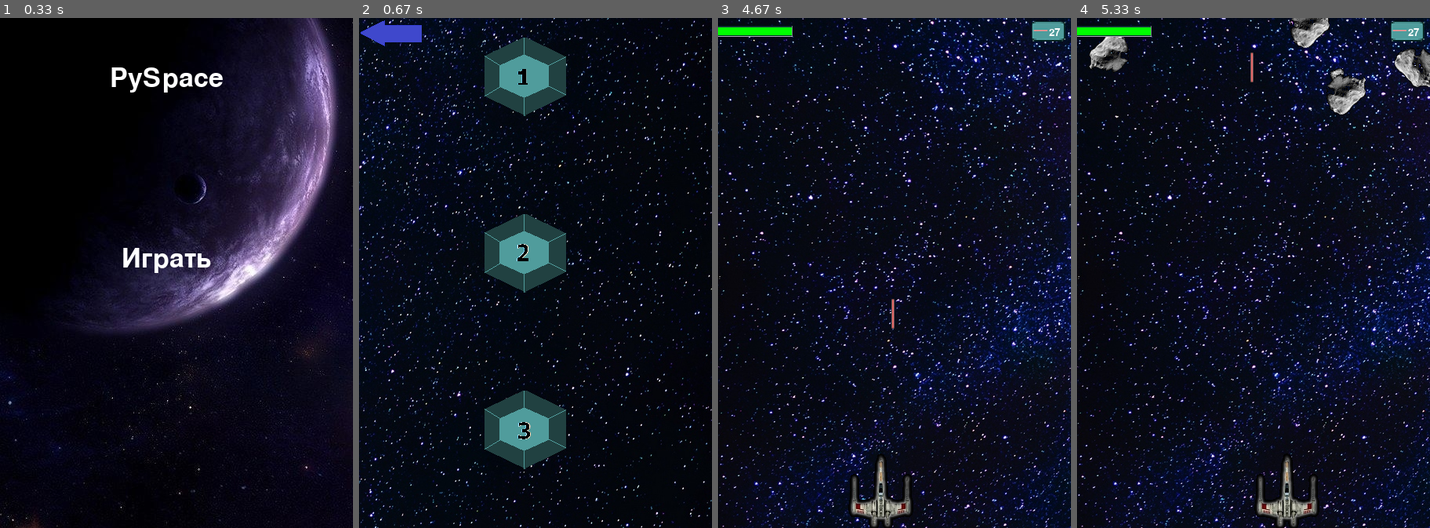
Above: before the commit, frames 1-4 (left to right).
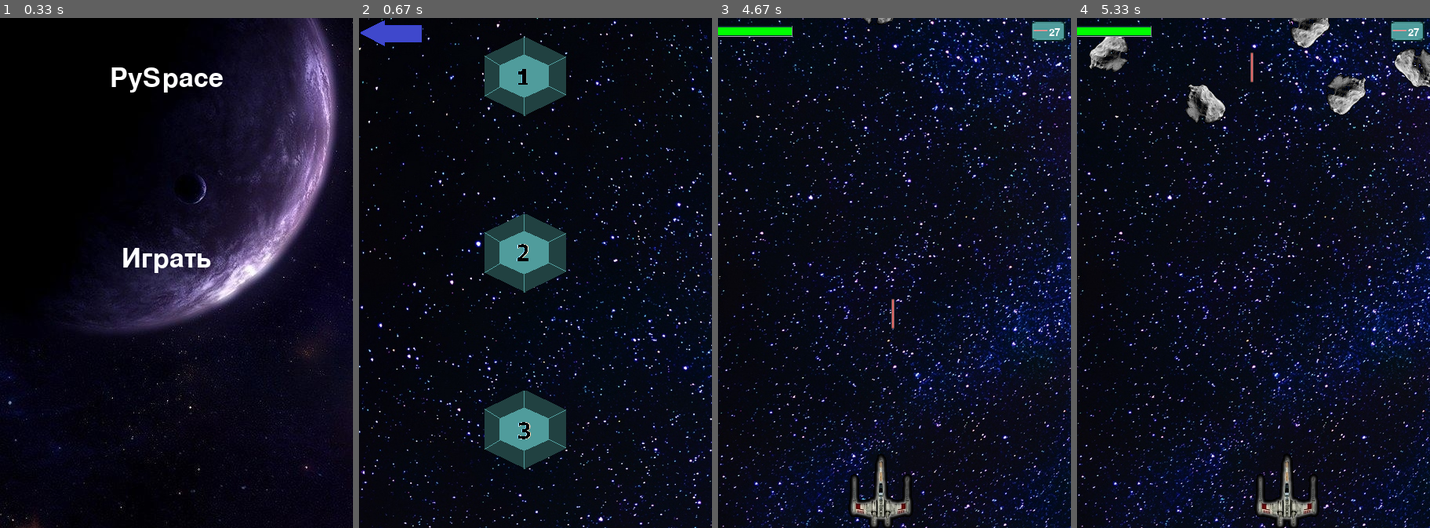
Above: after the commit, the same moments.

Repository: NotnaKO/pygame_project
Game: pygame game, started from game.py
The game is run twice, just before and just after one commit, with the same random seed, the same clock (stepped at 60 frames per second) and the same inputs.
Inputs:
- Up to frame 1 (0.33 s): no input
- Up to frame 2 (0.67 s): hold Right from 0.33 s (still down)
- Up to frame 3 (4.67 s): release Right at 0.8 s; click "Играть" at 0.88 s; tap E at 1.17, 4.15 s; hold Up 1.5-1.8 s; hold Right 1.83-2.3 s; hold Left 2.33-2.87 s; hold Down 2.9-3.2 s; tap Q at 3.23 s; hold Left 3.57-3.97 s; hold Up 4-4.37 s; hold Right from 4.4 s (still down)
- Up to frame 4 (5.33 s): release Right at 5.03 s; hold Down from 5.07 s (still down)

Frame 1 is identical in both runs. In frame 2, 9.6% of the frame differs, in the area x 0-100%, y 0-100%; in frame 3, less than 0.1%; in frame 4, 0.6%.

Commit message:
Поработал со звуком

Diff:
--- a/game.py
+++ b/game.py
@@ -69,14 +69,20 @@
         if self.ammunition > 0:
             PlayerWeapon(1)
         self.ammunition -= 1
+        s = sounds['player fire']
+        s.play()
 
     def shot_q(self):
         if self.ammunition > 0:
             PlayerWeapon(0)
         self.ammunition -= 1
+        s = sounds['player fire']
+        s.play()
 
     def delete(self):
         global player
+        s = sounds['player explode']
+        s.play()
         player_group.remove(self)
         all_sprites.remove(self)
         player = None
@@ -143,9 +149,10 @@
         self.rect.y += self.vect[1]
 
     def hurt(self, damage):
-        self.health -= damage
-        if self.health <= 0:
-            self.delete()
+        if self.check():
+            self.health -= damage
+            if self.health <= 0:
+                self.delete()
 
     def delete(self):  # Пока так, но позже с анимацией
         meteors_group.remove(self)
@@ -229,7 +236,7 @@
                     if self.rect.x >= 0:
                         self.chl = False
                 if self.rect.y > player.rect.y + player.rect.h or self.rect.x >= WIDTH or self.rect.right < 0:
-                    self.delete()
+                    self.kill()
         else:
             self.pas_move()
 
@@ -291,6 +298,8 @@
             self.delete()
 
     def delete(self):
+        s = sounds['enemy explode']
+        s.play()
         enemies_group.remove(self)
         all_sprites.remove(self)
 
@@ -326,10 +335,13 @@
             self.rect.x -= ENEMYSPEED
 
     def shot1(self, n1):
-        if n1 == 1:
-            self.shot_right()
-        else:
-            self.shot_left()
+        if self.get_moved():
+            s = sounds['enemy fire']
+            s.play()
+            if n1 == 1:
+                self.shot_right()
+            else:
+                self.shot_left()
 
     def update(self):
         self.danger = 0
@@ -428,7 +440,7 @@
             self.rect.x = enemy.rect.x + 10
         else:
             self.rect.x = enemy.rect.right - 10
-        self.rect.y = enemy.rect.y
+        self.rect.y = enemy.rect.y + enemy.rect.h
 
     def move(self):
         self.rect.y += PLAYERSPEED * 2
--- a/lessons.py
+++ b/lessons.py
@@ -16,11 +16,22 @@
     return image
 
 
+def sound_name(name):
+    fullname = os.path.join('sound', name)
+    return fullname
+
+
+def load_sound(name):
+    snd = pygame.mixer.Sound(sound_name(name))
+    return snd
+
+
 FPS = 30
 pygame.init()
 size = WIDTH, HEIGHT = 450, 650
 screen = pygame.display.set_mode(size)
 clock = pygame.time.Clock()
+music = 0
 images = {'player': load_image('player.png', -1), 'meteor0': load_image('meteor.png', -1),
           'meteor90': load_image('meteor90.png', -1), 'meteor180': load_image('meteor180.png', -1),
           'meteor270': load_image('meteor270.png', -1),
@@ -31,6 +42,11 @@
           'osk3': load_image("oskol3.png", -1), 'fon1': load_image('fon.jpg'), 'fon2': load_image('fon2.jpg'),
           'fon3': load_image('fon3.jpg'), 'strelki': load_image('strelki.png', -1),
           'sterki1': load_image('strelki1.png', -1)}
+sounds = {'main_theme': sound_name("John Williams_-_Ben Kenobi's Death _ Tie Fighter Attack.mp3"),
+          'game_theme': sound_name("Order 66.mp3"), 'won_theme': sound_name('Cantina band.mp3'),
+          'lose_theme': sound_name("John_Williams_-_Approaching_the_Throne_(musicport.org).mp3"),
+          'enemy explode': load_sound("TIE fighter explode.wav"), 'enemy fire': load_sound("TIE fighter fire 1.wav"),
+          'player fire': load_sound("XWing fire.wav"), 'player explode': load_sound("XWing explode.wav")}
 
 
 def terminate():
@@ -39,8 +55,14 @@
 
 
 def start_screen():
+    global music
     sp = []
     intro_text = ["PySpace", 'Играть']
+    if music == 0:
+        pygame.mixer_music.load(sounds['main_theme'])
+        pygame.mixer_music.play(-1)
+        pygame.mixer_music.set_volume(0.6)
+        music = 1
     screen.fill((0, 0, 0))
     Fon(-400, -200, fon_group, 1)
     fon_group.draw(screen)
@@ -107,15 +129,21 @@
 
     def update(self, *args):
         if self.rect.collidepoint(args[0].pos):
+            if self.n == 3:
+                pygame.mixer_music.load(sounds['boss_theme'])
+            else:
+                pygame.mixer_music.load(sounds['game_theme'])
+            pygame.mixer_music.play(-1)
             return generate_level(f'level{self.n}.txt'), self.n
         else:
             return False
 
 
 def display_lessons(n=None):
+    global music
     if n is None:
         screen.fill((0, 0, 0))
-        Fon(-1450, -200, fon_group, 2)
+        Fon(-10, -10, fon_group, 2)
         for i in range(3):
             Lesson(i + 1)
         MySprite(True, 0, 0)
@@ -136,6 +164,14 @@
     else:
         for i in lessons_group:
             if i.n == n:
+                if n == 3:
+                    pygame.mixer_music.load(sounds['boss_theme'])
+
+                else:
+                    pygame.mixer_music.load(sounds['game_theme'])
+                pygame.mixer_music.play(-1)
+                pygame.mixer_music.set_volume(0.6)
+                music = 0
                 return generate_level(f'level{n}.txt'), n
 
 
@@ -212,6 +248,7 @@
 
 
 def end_screen(won, n):
+    global music
     sp = []
     if won:
         intro_text = ["Вы победили"]
@@ -223,6 +260,13 @@
         intro_text.append('К следующему уровню')  # Пока не работает, сделаю после 2-3 релиза
     else:
         intro_text.append('Повторить попытку')
+    if won:
+        pygame.mixer_music.load(sounds['won_theme'])
+    else:
+        pygame.mixer_music.load(sounds['lose_theme'])
+    pygame.mixer_music.play(-1)
+    pygame.mixer_music.set_volume(0.6)
+    music = 0
     screen.fill((0, 0, 0))
     Fon(-400, -200, fon_group, 3)
     fon_group.draw(screen)
Not shown, added: sound/Cantina band.mp3
Not shown, added: sound/John Williams_-_Ben Kenobi's Death _ Tie Fighter Attack.mp3
Not shown, added: sound/John_Williams_-_Approaching_the_Throne_(musicport.org).mp3
Not shown, added: sound/Order 66.mp3
Not shown, added: sound/Star Wars_-_Тема Дарт Вейдера.mp3
Not shown, added: sound/TIE fighter explode.wav
Not shown, added: sound/TIE fighter fire 1.wav
Not shown, added: sound/XWing explode.wav
Not shown, added: sound/XWing fire.wav
